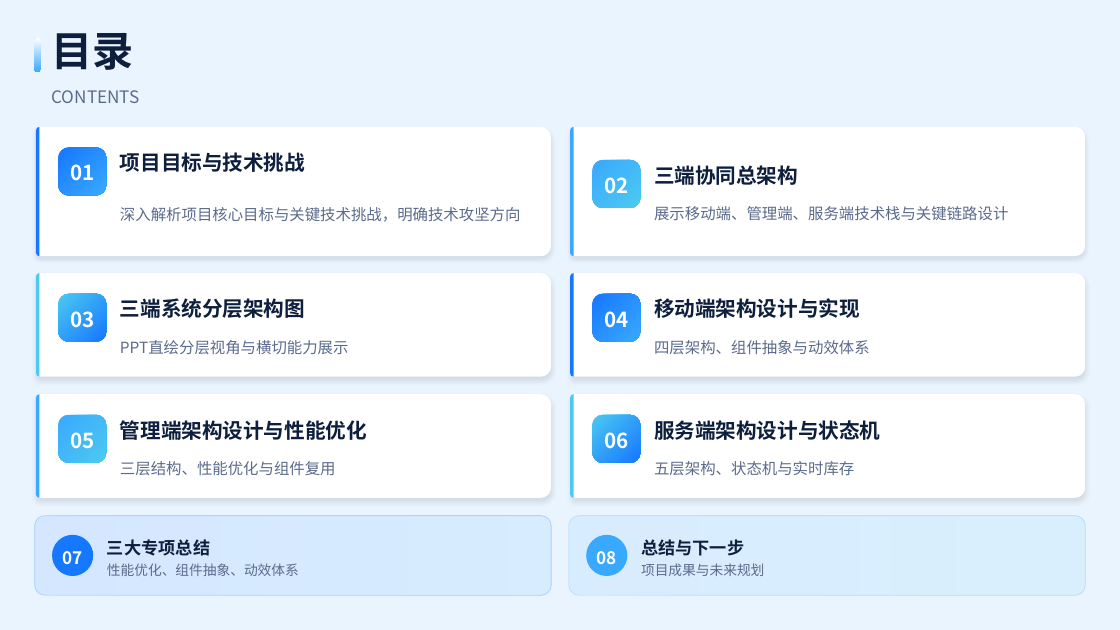
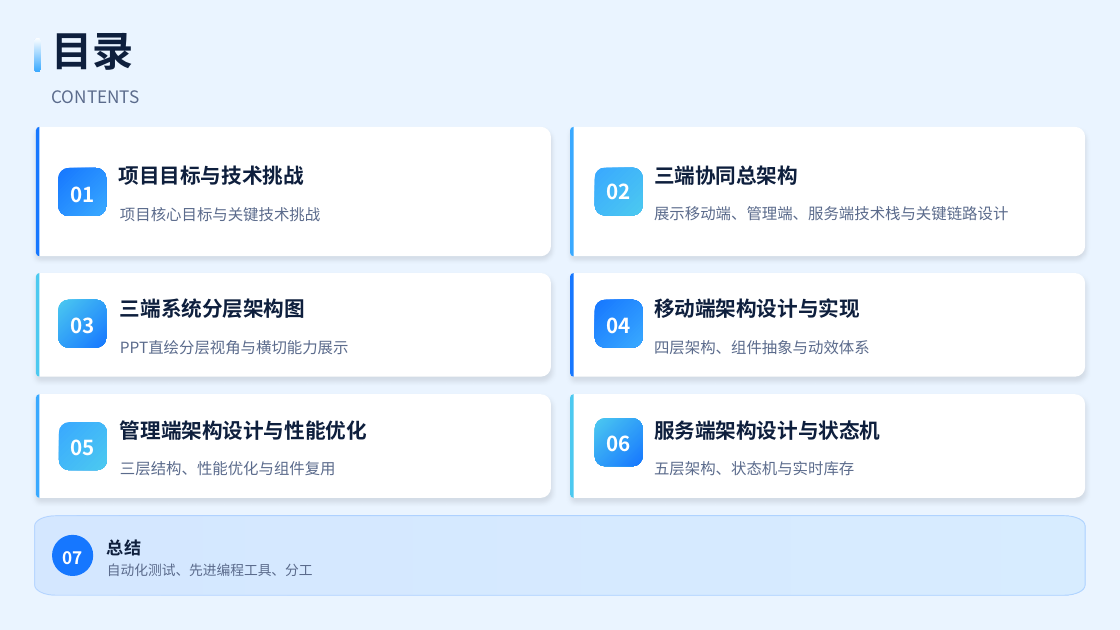
Before and after one commit to chendingya/EaseStay, a slide deck: slide 2 of docs/易宿酒店预订平台 - 三端架构设计与技术实现_修订版.pptx. Drawn at 1120x630 pixels with LibreOffice and Linux fonts; fonts in the diff are those of the drawing. Boxes give left, top, right and bottom in pixels: in the first picture for what was removed or moved away, otherwise in the second. Text is boxed around its words. In the diff, an @@ line names an element or a change of style, - is before the commit and + after.

```diff
--- a/docs/易宿酒店预订平台 - 三端架构设计与技术实现_修订版.pptx
+++ b/docs/易宿酒店预订平台 - 三端架构设计与技术实现_修订版.pptx
@@ text "01": place and size @@
-text "01" at box(70, 164, 94, 181)
+text "01" at box(71, 186, 95, 203)
@@ freeform shape: place and size @@
-freeform shape at box(58, 148, 106, 196)
+freeform shape at box(58, 168, 106, 216)
@@ 2 texts, 2 freeform shapes: place and size @@
-2 texts, 2 freeform shapes at box(592, 160, 640, 342)
+2 texts, 2 freeform shapes at box(595, 167, 643, 348)
@@ text at box(120, 207, 320, 221): text changed @@
-深入解析项目核心目标与关键技术挑战，明确技术攻坚方向
+项目核心目标与关键技术挑战
@@ text "03": place and size @@
-text "03" at box(70, 311, 94, 328)
+text "03" at box(70, 317, 94, 334)
@@ freeform shape: place and size @@
-freeform shape at box(58, 294, 106, 342)
+freeform shape at box(58, 300, 106, 348)
@@ freeform shape at box(595, 418, 643, 466): outline redrawn @@
@@ 2 texts, 1 freeform shape: place and size @@
-2 texts, 1 freeform shape at box(58, 152, 305, 463)
+2 texts, 1 freeform shape at box(59, 165, 304, 471)
@@ freeform shape: place and size @@
-freeform shape at box(34, 516, 551, 596)
+freeform shape at box(34, 516, 1086, 596)
@@ text at box(107, 539, 141, 556): text changed @@
-三大专项总结
+总结
@@ freeform shape removed at box(569, 516, 1086, 596) @@
@@ freeform shape removed at box(586, 535, 628, 576) @@
@@ text removed at box(641, 539, 744, 556) @@
-总结与下一步
@@ text at box(107, 563, 313, 576): text changed @@
-性能优化、组件抽象、动效体系
+自动化测试、先进编程工具、分工
@@ text removed at box(597, 551, 617, 564) @@
-08
@@ text removed at box(641, 563, 764, 576) @@
-项目成果与未来规划
```
Also in this commit, not shown: 11 other slides changed, 5 other files.
